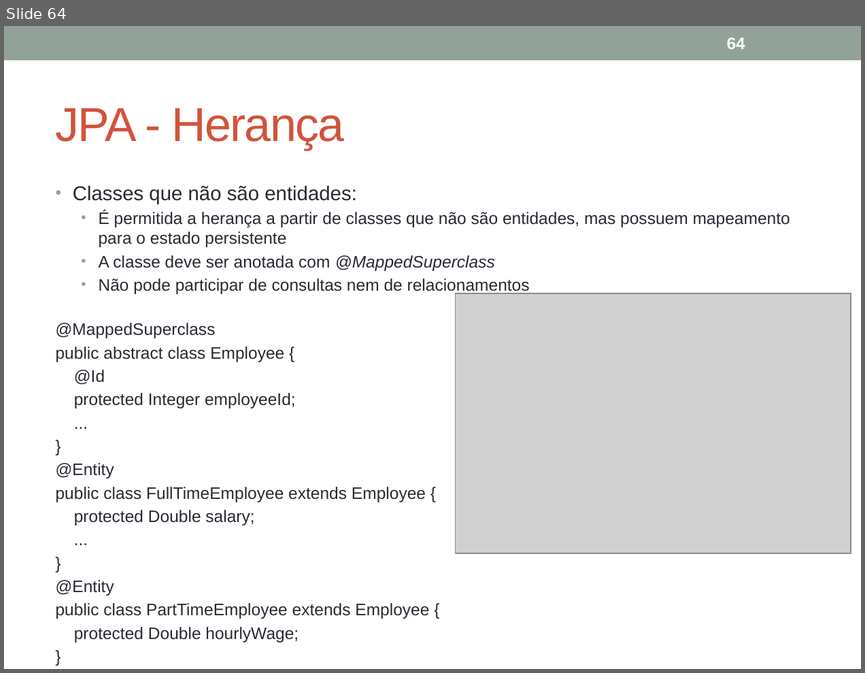
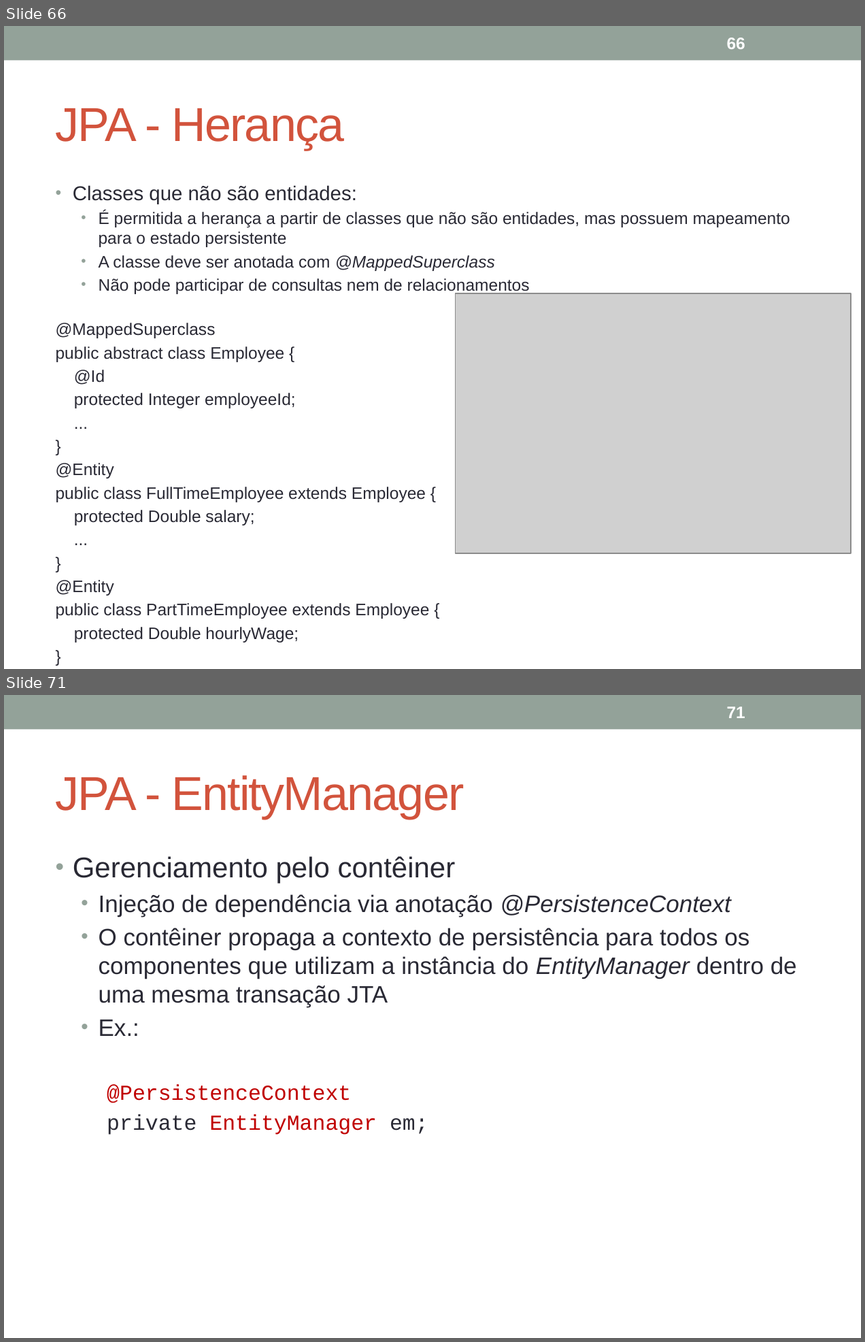
Before and after one commit to VanusaASilva/VanusaASilva, a slide deck: Material/JavaEE_JPA.pptx. Shown one above the other, each under a label of ours: slide 64 before the commit, slides 66 and 71 after it; the slides between them are not shown. The pictures are 865x673 and 865x1342 pixels, drawn with LibreOffice and Linux fonts; fonts in the diff are those of the drawing; grey boxes stand for pictures. Boxes give left, top, right and bottom in pixels: in the first picture for what was removed or moved away, otherwise in the second. Text is boxed around its words. In the diff, an @@ line names an element or a change of style, - is before the commit and + after.

```diff
--- a/Material/JavaEE_JPA.pptx
+++ b/Material/JavaEE_JPA.pptx
@@ slide 71 added at <box>4,695,861,1338</box>, background #FFFFFF; not listed: 1 template element that a slide beside it also shows @@
@@ page number added at <box>727,707,745,718</box>, 14 pt, text #FFFFFF, bold @@
+71
@@ title added at <box>56,775,464,819</box>, 40 pt, text #D2533C @@
+JPA - EntityManager
@@ text added at <box>73,856,797,1134</box>, 20 pt, text #292934 @@
+• Gerenciamento pelo contêiner
+  • Injeção de dependência via anotação @PersistenceContext
+  • O contêiner propaga a contexto de persistência para todos os componentes que utilizam a instância do EntityManager dentro de uma mesma transação JTA
+  • Ex.:
+    @PersistenceContext
+    private EntityManager em;
@@ what was slide 64 is now slide 66 @@
@@ page number at <box>727,38,745,49</box>: text changed @@
-64
+66
```
Also in this commit, not shown: 1 slide changed, 91 other slides added, 55 other files.
